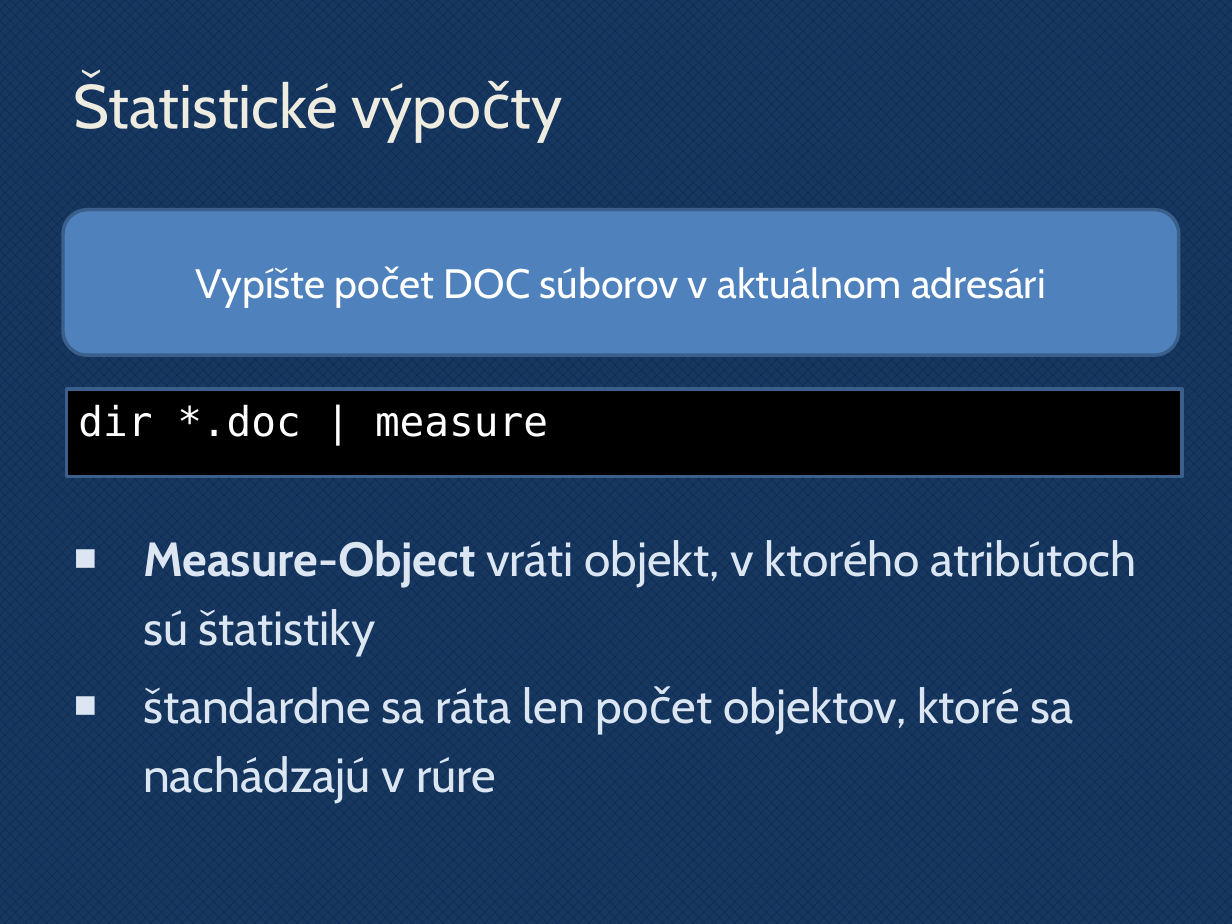
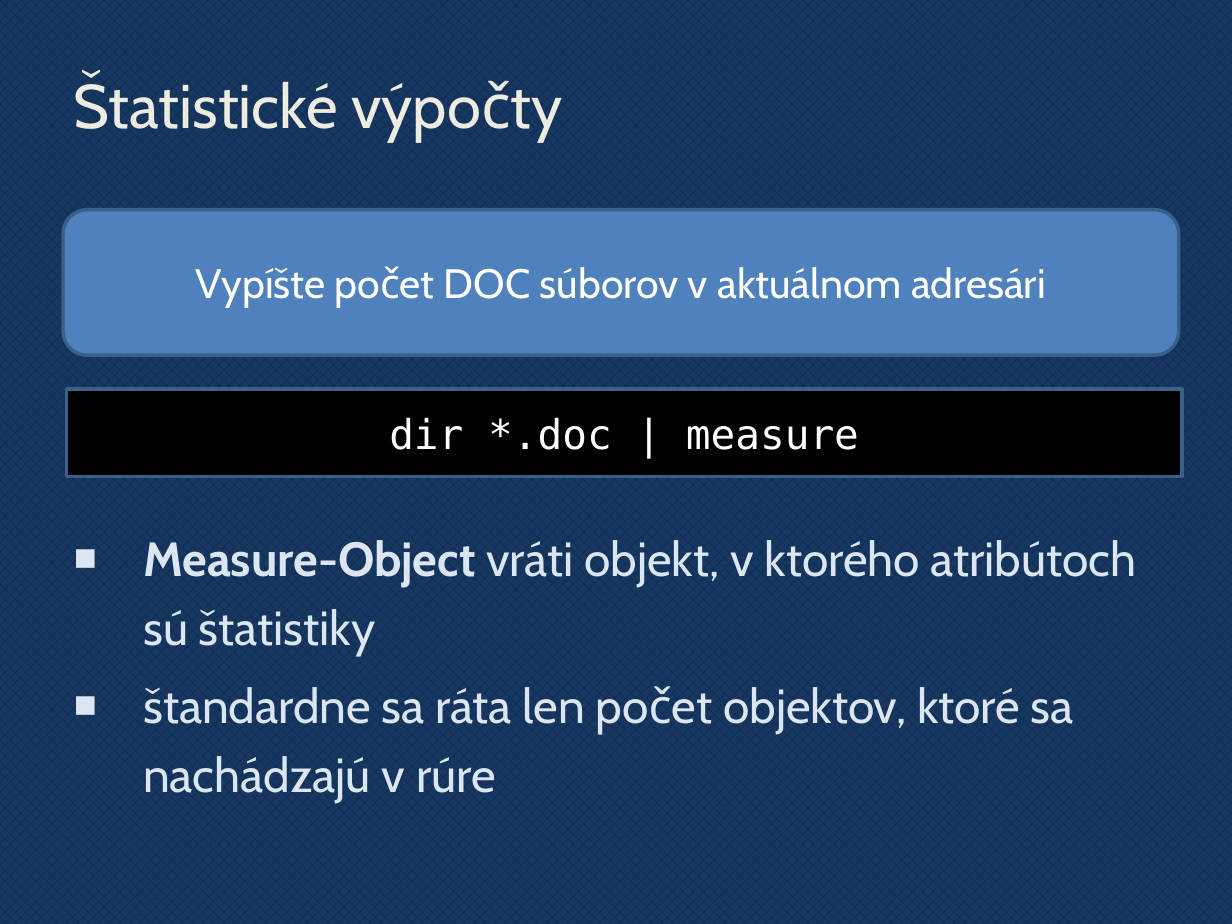
Before and after one commit to novotnyr/powershell-cvicebnica, a slide deck: slide 51 of slides/powershell.pptx. Drawn at 1232x924 pixels with LibreOffice and Linux fonts; fonts in the diff are those of the drawing; background and template pictures are left out. Boxes give left, top, right and bottom in pixels: in the first picture for what was removed or moved away, otherwise in the second. Text is boxed around its words. In the diff, an @@ line names an element or a change of style, - is before the commit and + after.

```diff
--- a/slides/powershell.pptx
+++ b/slides/powershell.pptx
@@ rectangle "dir *.doc | measure" at (67,389,1183,477): alignment left to centre; vertical alignment top to middle @@
```
Also in this commit, not shown: 19 other slides changed, 2 slides added, 1 slide removed, 1 other file.
